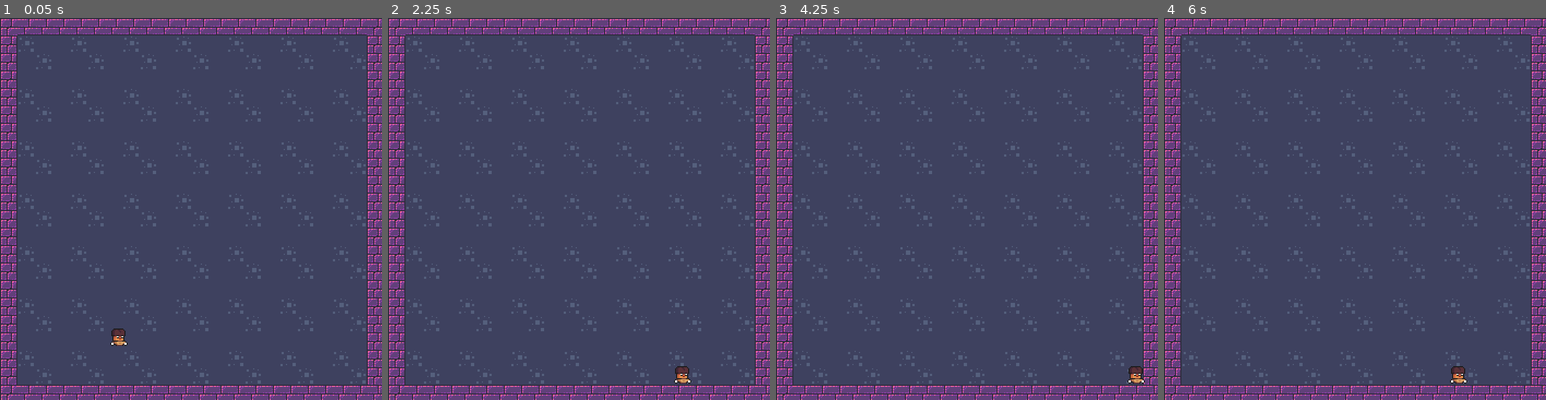
Above: before the commit, frames 1-4 (left to right).
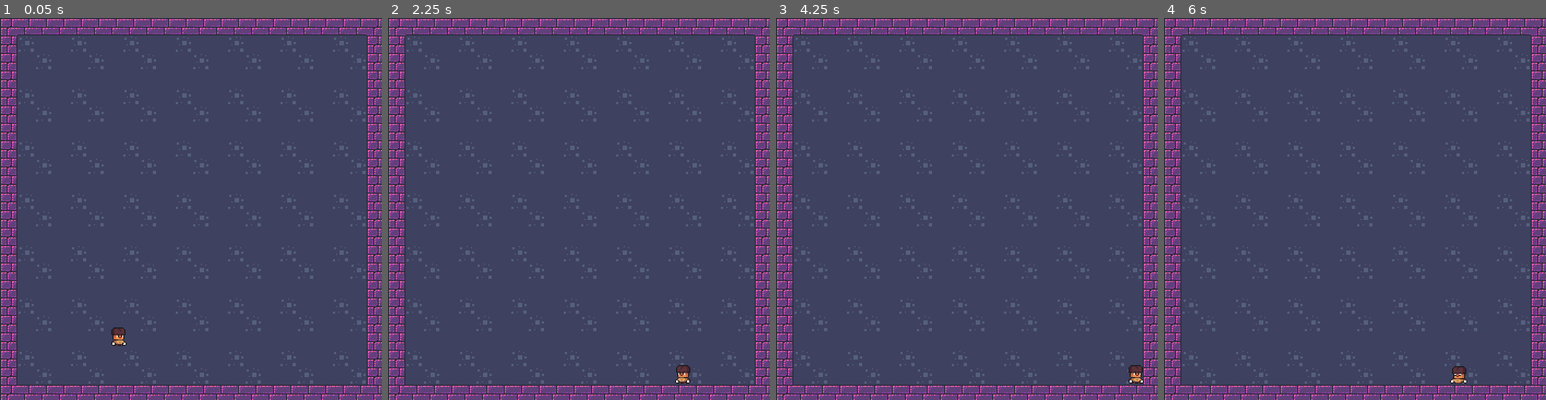
Above: after the commit, the same moments.

Repository: toadkarter/Youre-Mine
Game: Godot game, scene res://Scenes/Levels/Base/base.tscn
Same seed, same stepped clock (60 frames per second), same inputs: the game is played once before the commit and once after it.
Inputs:
- Up to frame 1 (0.05 s): no input
- Up to frame 2 (2.25 s): hold Right (right) 0.53-2.03 s; tap Space (jump) at 0.77, 1.52 s; tap Enter at 2 s; hold Left (left) from 2.03 s (still down)
- Up to frame 3 (4.25 s): release Left (left) at 2.78 s; hold Right (right) from 2.78 s (still down); tap Space (jump) at 3.02, 3.77 s
- Up to frame 4 (6 s): release Right (right) at 4.28 s; hold Left (left) 4.28-5.03 s; tap Space (jump) at 4.52 s; hold Right (right) 5.03-5.78 s; hold Left (left) from 5.78 s (still down)

The runs differ from the first frame. In frame 1, 0.1% of the frame differs, in the area x 28-34%, y 81-86%; in frame 2, 0.1%, in the area x 74-80%, y 90-96%; in frame 3, 0.1%; in frame 4, 0.1%.

Commit message:
Hooks up player animations

Diff:
--- a/Scenes/Player/player.gd
+++ b/Scenes/Player/player.gd
@@ -4,13 +4,16 @@
 @export var speed = 300.0
 @export var jump_velocity = -400.0
 
+var gravity: int = ProjectSettings.get_setting("physics/2d/default_gravity")
 
-var gravity: int = ProjectSettings.get_setting("physics/2d/default_gravity")
+@onready var animated_sprite: AnimatedSprite2D = $AnimatedSprite2D
+
 
 func _physics_process(delta: float) -> void:
 	_handle_fall(delta)
 	_handle_jump_input()
 	_handle_move_input()
+	_handle_move_animations()
 	move_and_slide()
 
 
@@ -27,6 +30,17 @@
 		velocity.x = move_toward(velocity.x, 0, speed)
 
 
+func _handle_move_animations() -> void:
+	if velocity .x != 0 or velocity.y != 0:
+		animated_sprite.play("run")
+		if velocity.x > 0 and animated_sprite.flip_h:
+			animated_sprite.flip_h = false
+		elif velocity.x < 0 and !animated_sprite.flip_h:
+			animated_sprite.flip_h = true
+	else:
+		animated_sprite.play("default")
+
+
 func _handle_jump_input() -> void:
 	if Input.is_action_just_pressed("jump") and is_on_floor():
 		velocity.y = jump_velocity
